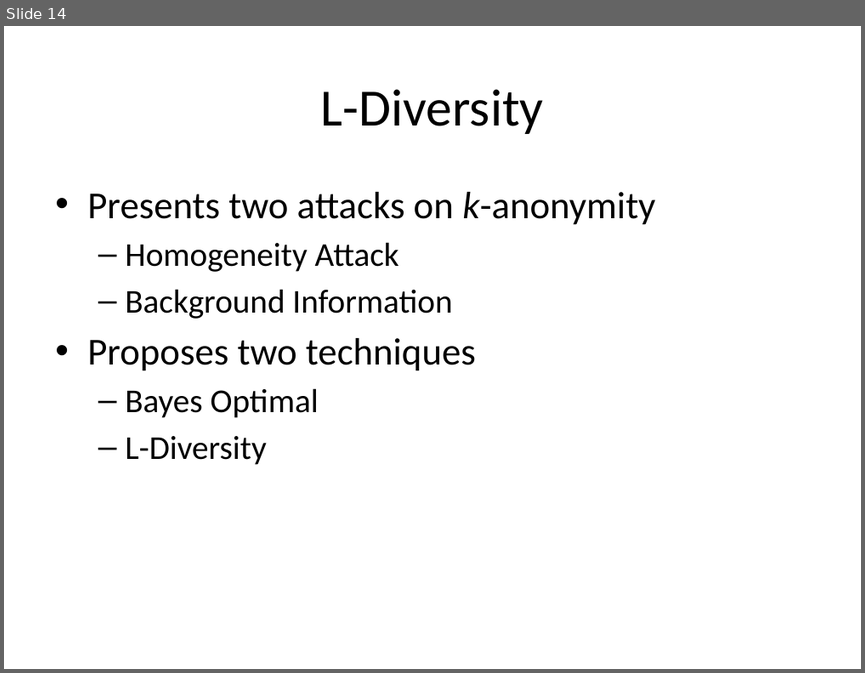
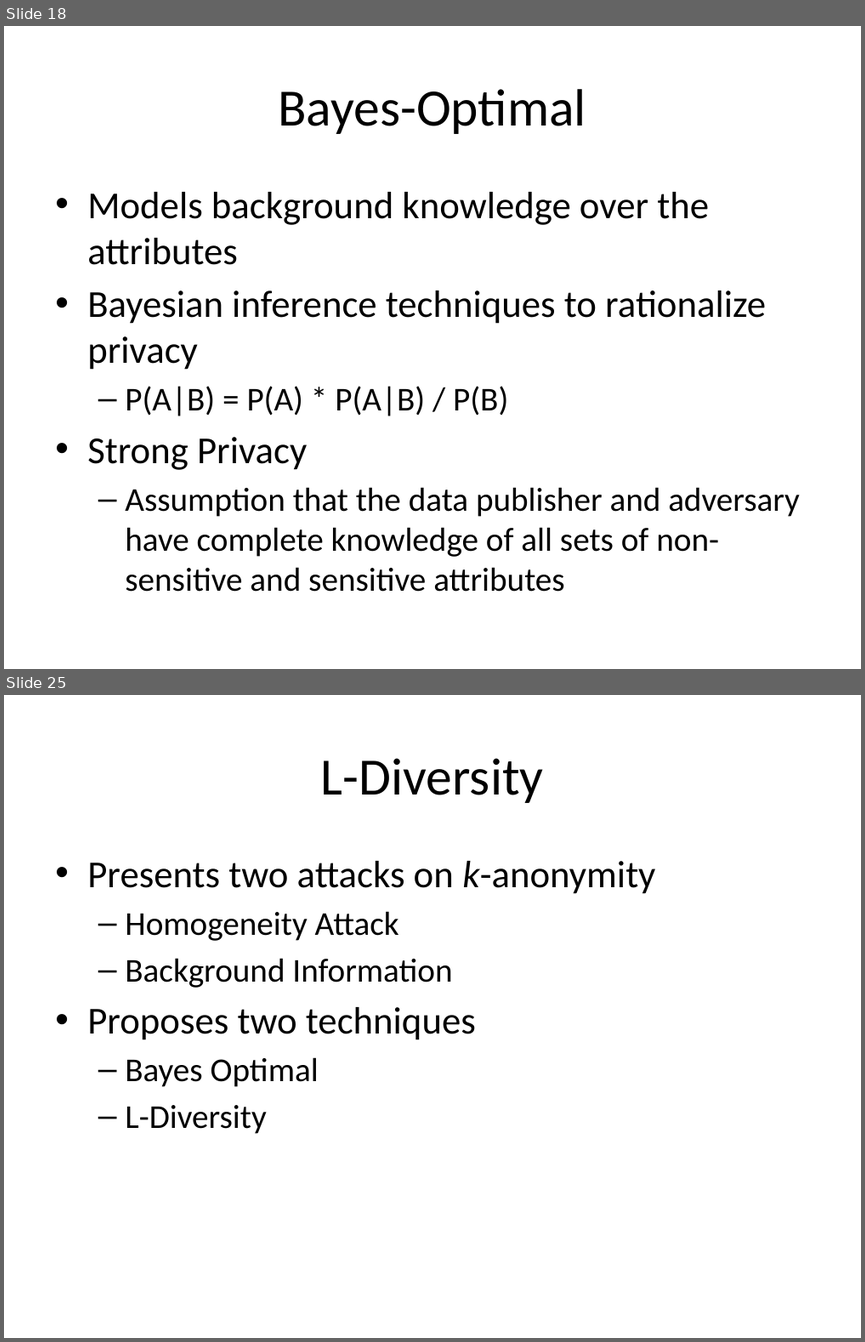
Before and after one commit to jayvelasco1990/big-data, a slide deck: Final Project/draft_presentation.pptx. Shown one above the other, each under a label of ours: slide 14 before the commit, slides 18 and 25 after it; the slides between them are not shown. The pictures are 865x673 and 865x1342 pixels, drawn with LibreOffice and Linux fonts; fonts in the diff are those of the drawing. Boxes give left, top, right and bottom in pixels: in the first picture for what was removed or moved away, otherwise in the second. Text is boxed around its words. In the diff, an @@ line names an element or a change of style, - is before the commit and + after.

```diff
--- a/Final Project/draft_presentation.pptx
+++ b/Final Project/draft_presentation.pptx
@@ slide 18 added at (4,26,861,669), background #FFFFFF @@
@@ title added at (278,89,586,134), 44 pt, text #000000 @@
+Bayes-Optimal
@@ text added at (87,192,800,591), 28 pt, text #000000 @@
+• Models background knowledge over the attributes
+• Bayesian inference techniques to rationalize privacy
+  – P(A|B) = P(A) * P(A|B) / P(B)
+• Strong Privacy
+  – Assumption that the data publisher and adversary have complete knowledge of all sets of non-sensitive and sensitive attributes
@@ what was slide 14 is now slide 25 @@
```
Also in this commit, not shown: 1 slide changed, 22 other slides added, 3 other files.
